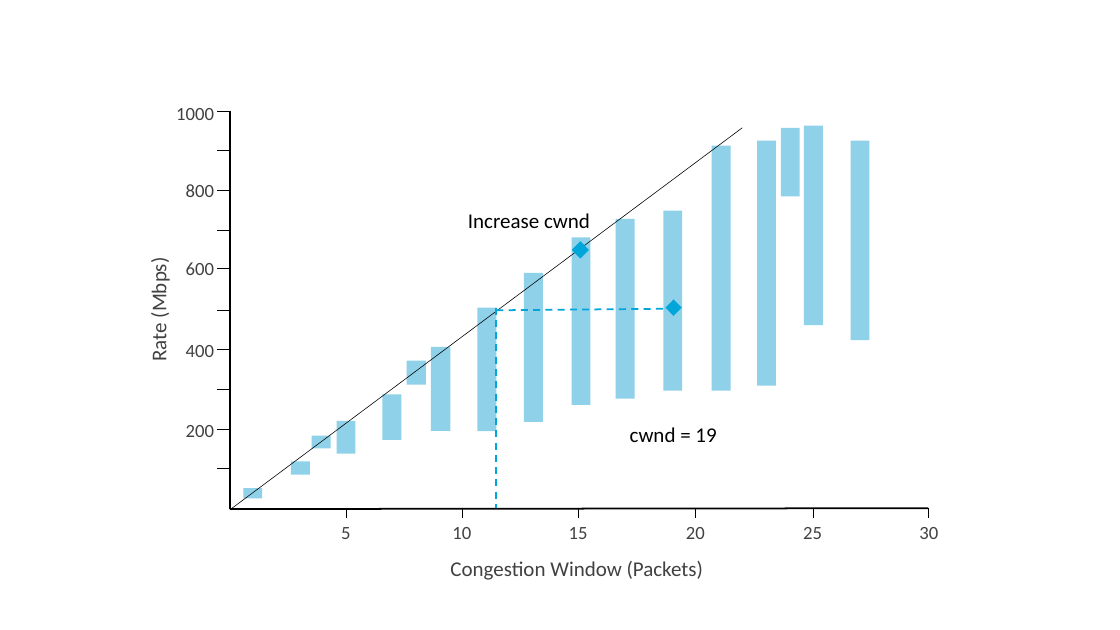
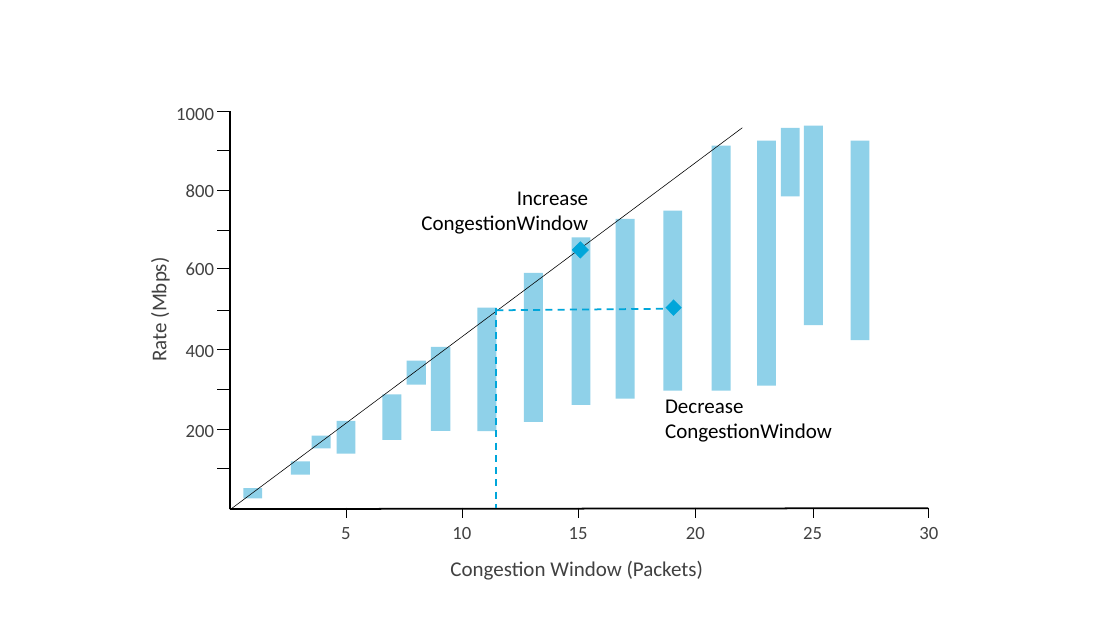
Before and after one commit to SystemsApproach/tcpcc, a slide deck: slide 4 of figures/Figure-sources.pptx. Drawn at 1120x630 pixels with LibreOffice and Linux fonts; fonts in the diff are those of the drawing. Boxes give left, top, right and bottom in pixels: in the first picture for what was removed or moved away, otherwise in the second. Text is boxed around its words. In the diff, an @@ line names an element or a change of style, - is before the commit and + after.

Commit message:
cwnd to CongestionWindow

```diff
--- a/figures/Figure-sources.pptx
+++ b/figures/Figure-sources.pptx
@@ text at (x1=421, y1=191, x2=588, y2=234): text changed @@
-Increase cwnd
+Increase
+CongestionWindow
@@ text at (x1=665, y1=399, x2=832, y2=442): text changed @@
-cwnd = 19
+Decrease
+CongestionWindow
```
Also in this commit, not shown: 4 other files.
